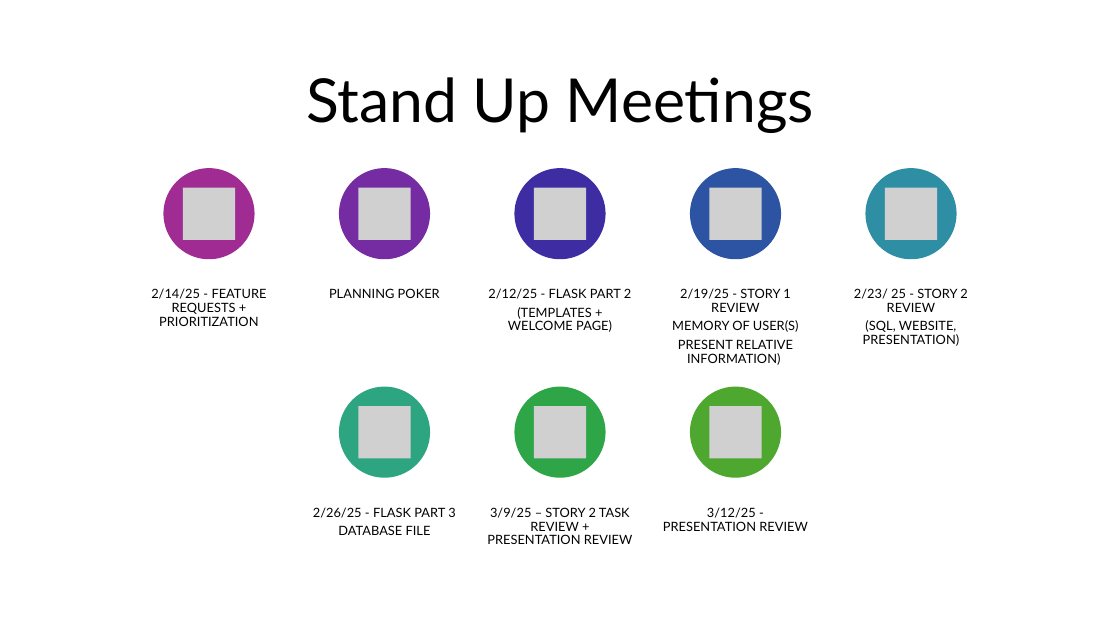
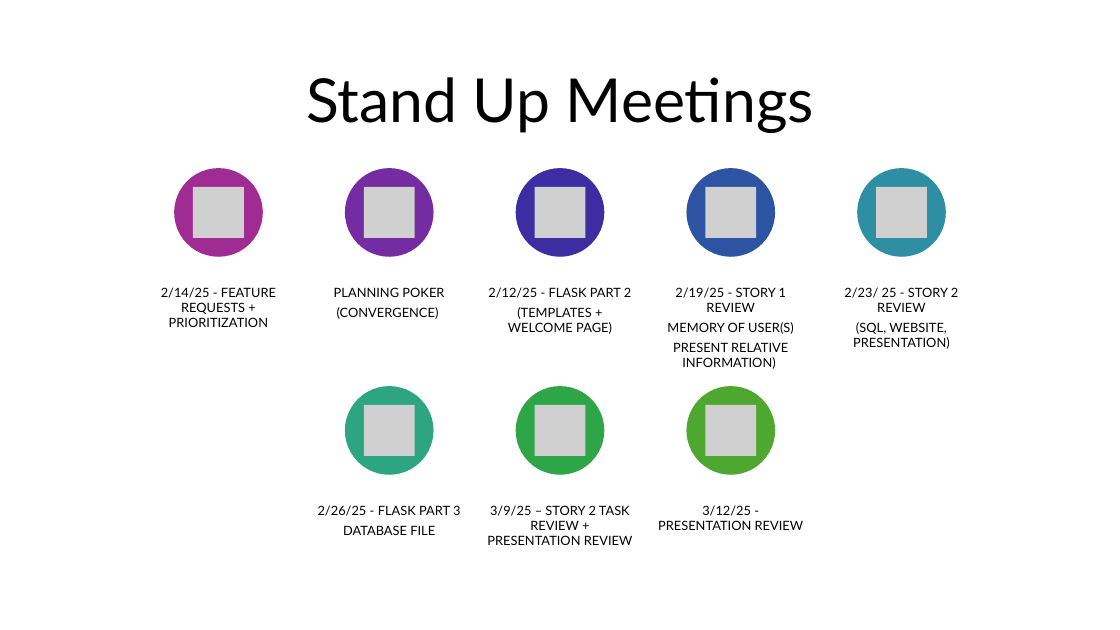
Before and after one commit to marcusdashoff/ist-303-team-c, a slide deck: slide 16 of Part C/Part C Presentation.pptx. Drawn at 1120x630 pixels with LibreOffice and Linux fonts; fonts in the diff are those of the drawing; grey boxes stand for pictures. Boxes give left, top, right and bottom in pixels: in the first picture for what was removed or moved away, otherwise in the second. Text is boxed around its words. In the diff, an @@ line names an element or a change of style, - is before the commit and + after.

```diff
--- a/Part C/Part C Presentation.pptx
+++ b/Part C/Part C Presentation.pptx
@@ ellipse: place and size @@
-ellipse at (164, 168, 255, 259)
+ellipse at (174, 168, 263, 257)
@@ picture: place and size @@
-picture at (183, 187, 235, 239)
+picture at (193, 187, 245, 239)
@@ 1 text, 1 ellipse, 1 picture: place and size @@
-1 text, 1 ellipse, 1 picture at (854, 168, 967, 346)
+1 text, 1 ellipse, 1 picture at (844, 168, 958, 349)
@@ text "2/14/25 - FEATURE REQUESTS + ...": place and size @@
-text "2/14/25 - FEATURE REQUESTS + ..." at (151, 288, 267, 326)
+text "2/14/25 - FEATURE REQUESTS + ..." at (161, 287, 276, 327)
@@ text at (334, 287, 444, 297): line spacing 0.9 to 1 @@
@@ line spacing 0.9 to 1 in 7 elements at (488, 287, 631, 334), (487, 505, 632, 545), (667, 287, 794, 352), (318, 505, 460, 535), (658, 505, 803, 530), (161, 287, 276, 327), (844, 287, 958, 349) @@
@@ text at (337, 307, 439, 319): paragraph added @@
+(CONVERGENCE)
@@ 2 pictures, 2 ellipses: place and size @@
-2 pictures, 2 ellipses at (339, 168, 429, 477)
+2 pictures, 2 ellipses at (345, 168, 434, 476)
@@ 2 pictures, 2 ellipses: place and size @@
-2 pictures, 2 ellipses at (690, 168, 781, 477)
+2 pictures, 2 ellipses at (686, 168, 776, 476)
```
Also in this commit, not shown: 2 other slides changed, 1 other file.
